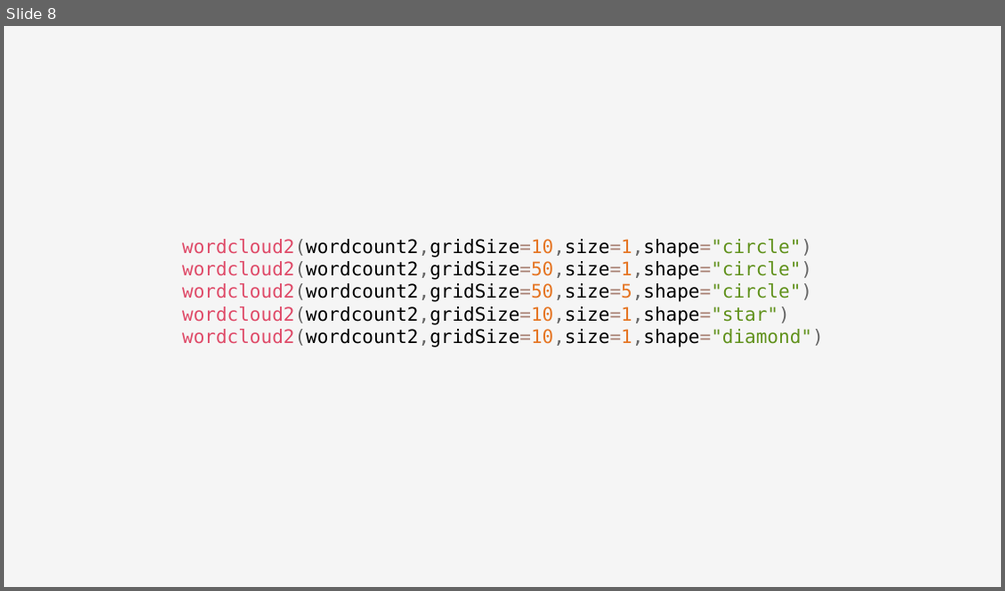
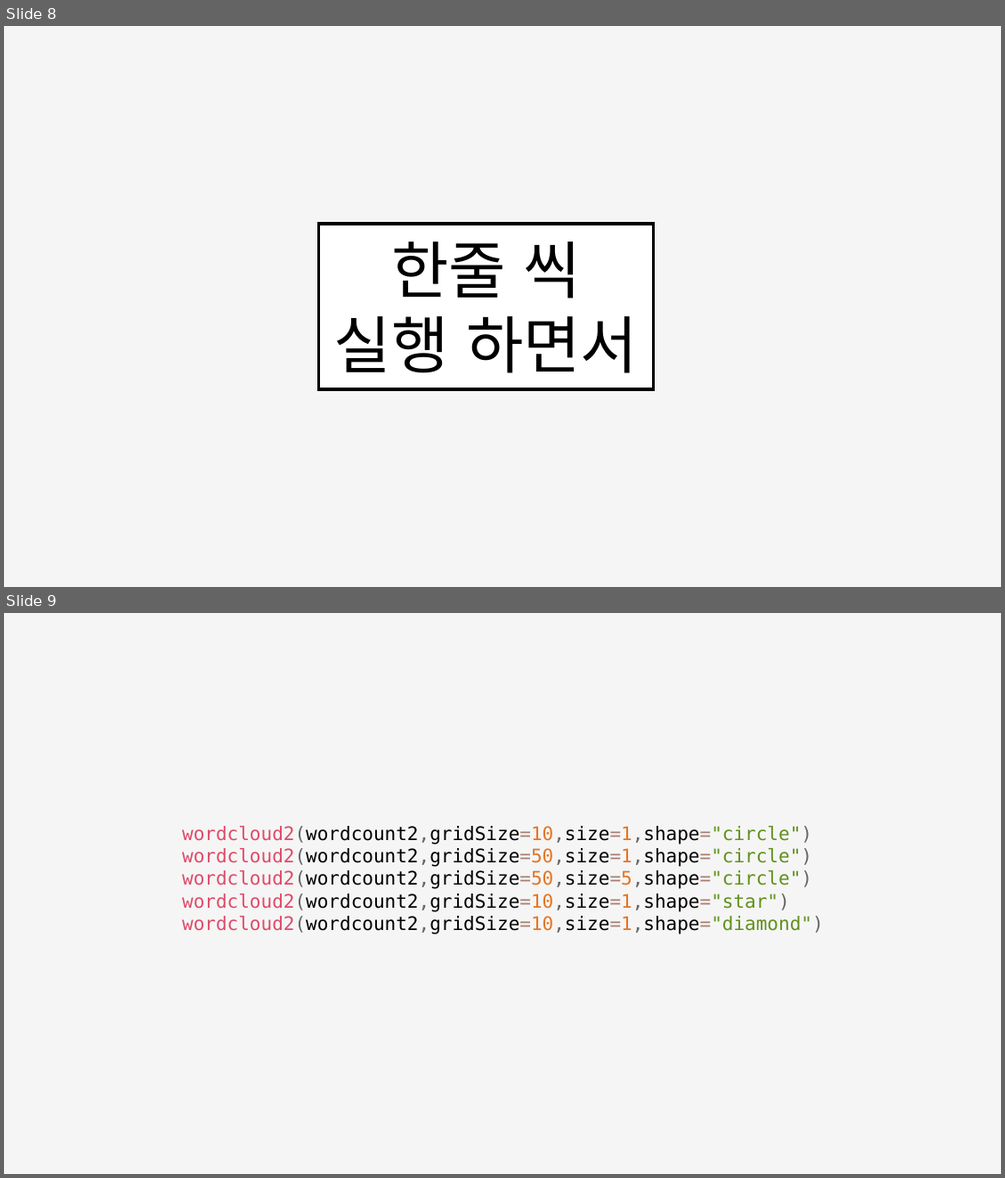
Before and after one commit to tjsrnjs17/SD_R, a slide deck: PPT/1일차/1일 R 워드클라우드.pptx. Shown one above the other, each under a label of ours: slide 8 before the commit, slides 8 and 9 after it. The pictures are 1005x591 and 1005x1178 pixels, drawn with LibreOffice and Linux fonts; fonts in the diff are those of the drawing. Boxes give left, top, right and bottom in pixels: in the first picture for what was removed or moved away, otherwise in the second. Text is boxed around its words. In the diff, an @@ line names an element or a change of style, - is before the commit and + after.

```diff
--- a/PPT/1일차/1일 R 워드클라우드.pptx
+++ b/PPT/1일차/1일 R 워드클라우드.pptx
@@ slide 8 added at box(4, 26, 1001, 587), background #000000 at 4% opacity @@
@@ rectangle added at box(319, 224, 654, 389), fill #FFFFFF, outline #000000 3 pt, 60 pt, text #000000 @@
+한줄 씩 실행 하면서
@@ what was slide 8 is now slide 9 @@
```
Also in this commit, not shown: 1 slide changed, 1 other slide added.
